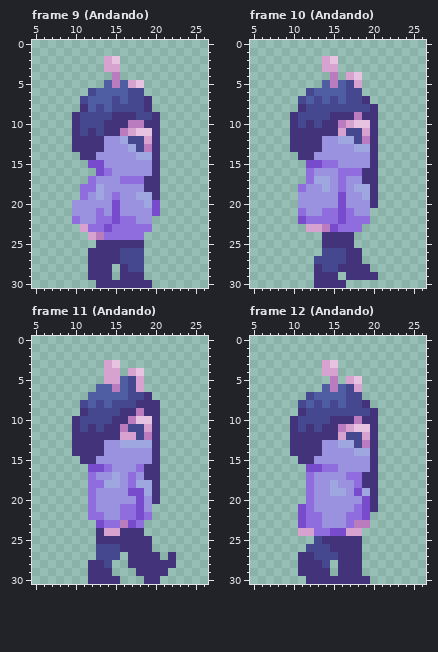
Pixel-art file: Sprites fodasticos/Naira/Naira.aseprite. The first picture shows the starting point.
32x31 pixels, 17 frames. Shown: frame 9 (Andando): x 5..26, y 0..30; frame 10 (Andando): x 5..26, y 0..30; frame 11 (Andando): x 5..26, y 0..30; frame 12 (Andando): x 5..26, y 0..30. The commit also changed other frames, which this record leaves out.
New version:
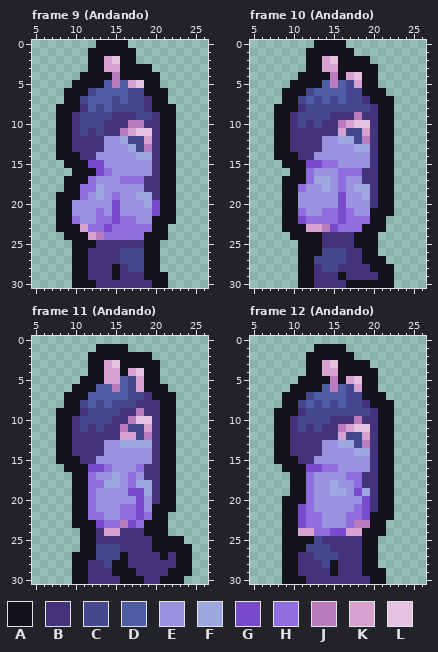
Palette (. is transparent): A #14121a  B #43337b  C #45488f  D #4f5ea2  E #9a92df  F #9ea7df  G #784bcc  H #8f6ddf  J #bb7cbf  K #d7a2d0  L #e8c3e1
The exact change:
layer "Contorno" now shown
--- frame 9 (Andando), layer "Contorno"
@@ x 5..26 @@
- 0 ......................
- 1 ......................
- 2 .........KL...........
- 3 .........KK...........
- 4 ..........J...........
- 5 .........DJDKL........
- 6 .......CDDDDCC........
- 7 ......CDDDCDCCB.......
- 8 ......BDCDCCCCB.......
- 9 .....BCCCCBBBCCB......
-10 .....BCCCBBBJJBB......
-11 .....BCBCBBJKLLB......
-12 .....BBBBEEFCCKB......
-13 .....BBBBEEEFCJB......
-14 ......BBEEEEEFFB......
-15 .......GGEEEEEEB......
-16 ........GHEEEEEB......
-17 .......HEEEHHHBB......
-18 ......HHFEEEEEBB......
-19 ......HEFEHEEFFB......
-20 .....EEEEEGEEEFG......
-21 .....EEEHEGEEEEG......
-22 .....HEEHHGHHEE.......
-23 ......KHHGHHHHH.......
-24 .......KJHHHHH........
-25 ........BBBBBB........
-26 .......BBBBCCC........
-27 .......BBBBCCC........
-28 .......BBB.BCC........
-29 .......BBB.BBB........
-30 ........BBBBBBB.......
+ 0 ........AAAA..........
+ 1 .......AAAAAA.........
+ 2 .......AAKLAA.........
+ 3 .......AAKKAAAA.......
+ 4 ......AAAAJAAAAA......
+ 5 .....AAAADJDKLAA......
+ 6 ....AAACDDDDCCAAA.....
+ 7 ....AACDDDCDCCBAA.....
+ 8 ...AAABDCDCCCCBAAA....
+ 9 ...AABCCCCBBBCCBAA....
+10 ...AABCCCBBBJJBBAA....
+11 ...AABCBCBBJKLLBAA....
+12 ...AABBBBEEFCCKBAA....
+13 ...AABBBBEEEFCJBAA....
+14 ...AAABBEEEEEFFBAA....
+15 ....AAAGGEEEEEEBAA....
+16 .....AAAGHEEEEEBAA....
+17 ....AAAHEEEHHHBBAA....
+18 ....AAHHFEEEEEBBAA....
+19 ...AAAHEFEHEEFFBAA....
+20 ...AAEEEEEGEEEFGAA....
+21 ...AAEEEHEGEEEEGAA....
+22 ...AAHEEHHGHHEEAAA....
+23 ...AAAKHHGHHHHHAA.....
+24 ....AAAKJHHHHHAAA.....
+25 .....AAABBBBBBAA......
+26 .....AABBBBCCCAA......
+27 .....AABBBBCCCAA......
+28 .....AABBBABCCAA......
+29 .....AABBBABBBAAA.....
+30 .....AAABBBBBBBAA.....
--- frame 10 (Andando), layer "Contorno"
@@ x 5..26 @@
- 0 ......................
- 1 ......................
- 2 .........KL...........
- 3 .........KK...........
- 4 ..........J.KL........
- 5 .........DJDCK........
- 6 .......CDDDDCC........
- 7 ......CDCDCDCCB.......
- 8 ......BCCCCCCCCB......
- 9 .....BCCCCBBBJBB......
-10 .....BCBCBBJKLLB......
-11 .....BBBBBBKCCKB......
-12 .....BBBBEEFFCJB......
-13 .....BBBBEEEEFFB......
-14 ......BBEEEEEEEB......
-15 .......GGHHEEEEB......
-16 .......HEEEHHHBB......
-17 .......HFFEHEEBB......
-18 ......HEEFEHEFFB......
-19 ......EEEEEGEEFB......
-20 ......EEEEEGEEEB......
-21 ......HEEHHGHEE.......
-22 ......GHHHHGHHH.......
-23 .......KKJGHHH........
-24 .........BBBB.........
-25 .........BBBB.........
-26 .........CCCBB........
-27 ........CCCCBB........
-28 ........BCCBBBB.......
-29 ........BBB.BBBB......
-30 ........BBBB..........
+ 0 ........AAAA..........
+ 1 .......AAAAAA.........
+ 2 .......AAKLAAAA.......
+ 3 .......AAKKAAAAA......
+ 4 ......AAAAJAKLAA......
+ 5 .....AAAADJDCKAA......
+ 6 ....AAACDDDDCCAAA.....
+ 7 ....AACDCDCDCCBAAA....
+ 8 ...AAABCCCCCCCCBAA....
+ 9 ...AABCCCCBBBJBBAA....
+10 ...AABCBCBBJKLLBAA....
+11 ...AABBBBBBKCCKBAA....
+12 ...AABBBBEEFFCJBAA....
+13 ...AABBBBEEEEFFBAA....
+14 ...AAABBEEEEEEEBAA....
+15 ....AAAGGHHEEEEBAA....
+16 .....AAHEEEHHHBBAA....
+17 ....AAAHFFEHEEBBAA....
+18 ....AAHEEFEHEFFBAA....
+19 ....AAEEEEEGEEFBAA....
+20 ....AAEEEEEGEEEBAA....
+21 ....AAHEEHHGHEEAAA....
+22 ....AAGHHHHGHHHAA.....
+23 ....AAAKKJGHHHAAA.....
+24 .....AAAABBBBAAA......
+25 ......AAABBBBAAA......
+26 ......AAACCCBBAA......
+27 ......AACCCCBBAAA.....
+28 ......AABCCBBBBAAA....
+29 ......AABBBABBBBAA....
+30 ......AABBBBAAAAAA....
--- frame 11 (Andando), layer "Contorno"
@@ x 5..26 @@
  0 ......................
- 1 ......................
- 2 ......................
- 3 .........KL...........
- 4 .........KK.KL........
- 5 .........KKDCK........
- 6 ........DDJDCK........
- 7 .......DDDDDCCB.......
- 8 ......CDCDCCCBBB......
- 9 ......BCCCCBBJBB......
-10 .....BCCCCBBJLLB......
-11 .....BCBCBBJCCKB......
-12 .....BBBBBBKKCJB......
-13 .....BBBBEEFFFFB......
-14 .....BBBBEEEEEEB......
-15 ......BBEEEEEEEB......
-16 .......GGHEEEHBB......
-17 .......HEEFEHEBB......
-18 .......HHFFEHFFB......
-19 .......HEEEEGGFB......
-20 .......HEEEEEGEB......
-21 .......HEEEHHGE.......
-22 .......HHEEHHGH.......
-23 ........GHHJGH........
-24 ........BKKBBB........
-25 ........BBBBBBB.......
-26 ........CCCBBBB.......
-27 ........CCC.BBBB.B....
-28 .......BBC..BBBBBB....
-29 .......BBB...BBBB.....
-30 .......BBBB...BB......
+ 1 ........AAAA..........
+ 2 .......AAAAAAAA.......
+ 3 .......AAKLAAAAA......
+ 4 .......AAKKAKLAA......
+ 5 ......AAAKKDCKAA......
+ 6 .....AAADDJDCKAAA.....
+ 7 ....AAADDDDDCCBAAA....
+ 8 ....AACDCDCCCBBBAA....
+ 9 ...AAABCCCCBBJBBAA....
+10 ...AABCCCCBBJLLBAA....
+11 ...AABCBCBBJCCKBAA....
+12 ...AABBBBBBKKCJBAA....
+13 ...AABBBBEEFFFFBAA....
+14 ...AABBBBEEEEEEBAA....
+15 ...AAABBEEEEEEEBAA....
+16 ....AAAGGHEEEHBBAA....
+17 .....AAHEEFEHEBBAA....
+18 .....AAHHFFEHFFBAA....
+19 .....AAHEEEEGGFBAA....
+20 .....AAHEEEEEGEBAA....
+21 .....AAHEEEHHGEAAA....
+22 .....AAHHEEHHGHAA.....
+23 .....AAAGHHJGHAAA.....
+24 ......AABKKBBBAAA.....
+25 ......AABBBBBBBAAAA...
+26 ......AACCCBBBBAAAAA..
+27 .....AAACCCABBBBABAA..
+28 .....AABBCAABBBBBBAA..
+29 .....AABBBAAABBBBAAA..
+30 .....AABBBBAAABBAAA...
--- frame 12 (Andando), layer "Contorno"
@@ x 5..26 @@
  0 ......................
- 1 ......................
- 2 ......................
- 3 .........KL...........
- 4 .........KK...........
- 5 ..........J.KL........
- 6 .........DJDCK........
- 7 .......CDDDDCC........
- 8 ......CDCDCDCCB.......
- 9 ......BCCCCCCCCB......
-10 .....BCCCCBBBJBB......
-11 .....BCBCBBJKLLB......
-12 .....BBBBBBKCCKB......
-13 .....BBBBEEFFCJB......
-14 .....BBBBEEEEFFB......
-15 ......BBEEEEEEEB......
-16 .......GGHHEEEEB......
-17 .......HEEEEHHBB......
-18 .......HEEFEEHBB......
-19 .......HEEFFEGFB......
-20 .......HEEEEEEGB......
-21 ......GHEEEEEHGB......
-22 ......GHHEEEHHG.......
-23 ......GHHEEEHJJ.......
-24 ......KKHHGGKK........
-25 ........CBBBBB........
-26 .......CCCBBBB........
-27 ......BBCCCBBB........
-28 ......BBBC.BBB........
-29 ......BBBB.BBB........
-30 .......BBBBBBBB.......
+ 1 ........AAAA..........
+ 2 .......AAAAAA.........
+ 3 .......AAKLAAAA.......
+ 4 .......AAKKAAAAA......
+ 5 ......AAAAJAKLAA......
+ 6 .....AAAADJDCKAA......
+ 7 ....AAACDDDDCCAAA.....
+ 8 ....AACDCDCDCCBAAA....
+ 9 ...AAABCCCCCCCCBAA....
+10 ...AABCCCCBBBJBBAA....
+11 ...AABCBCBBJKLLBAA....
+12 ...AABBBBBBKCCKBAA....
+13 ...AABBBBEEFFCJBAA....
+14 ...AABBBBEEEEFFBAA....
+15 ...AAABBEEEEEEEBAA....
+16 ....AAAGGHHEEEEBAA....
+17 .....AAHEEEEHHBBAA....
+18 .....AAHEEFEEHBBAA....
+19 .....AAHEEFFEGFBAA....
+20 ....AAAHEEEEEEGBAA....
+21 ....AAGHEEEEEHGBAA....
+22 ....AAGHHEEEHHGAAA....
+23 ....AAGHHEEEHJJAA.....
+24 ....AAKKHHGGKKAAA.....
+25 ....AAAACBBBBBAA......
+26 ....AAACCCBBBBAA......
+27 ....AABBCCCBBBAA......
+28 ....AABBBCABBBAA......
+29 ....AABBBBABBBAAA.....
+30 ....AAABBBBBBBBAA.....
Changed places in both pictures, as pixel boxes (x1, y1, x2, y2):
added: (56, 40, 176, 288)
added: (274, 40, 394, 288)
added: (56, 344, 192, 584)
added: (274, 344, 394, 584)
